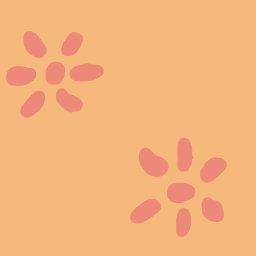
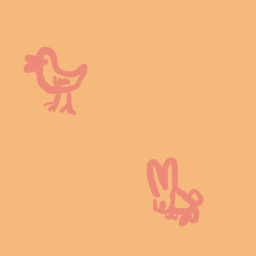
Layers edited between the first and the second 256×256 image:
painted on "Paint Layer 1" over (x1=6, y1=31, x2=227, y2=237)